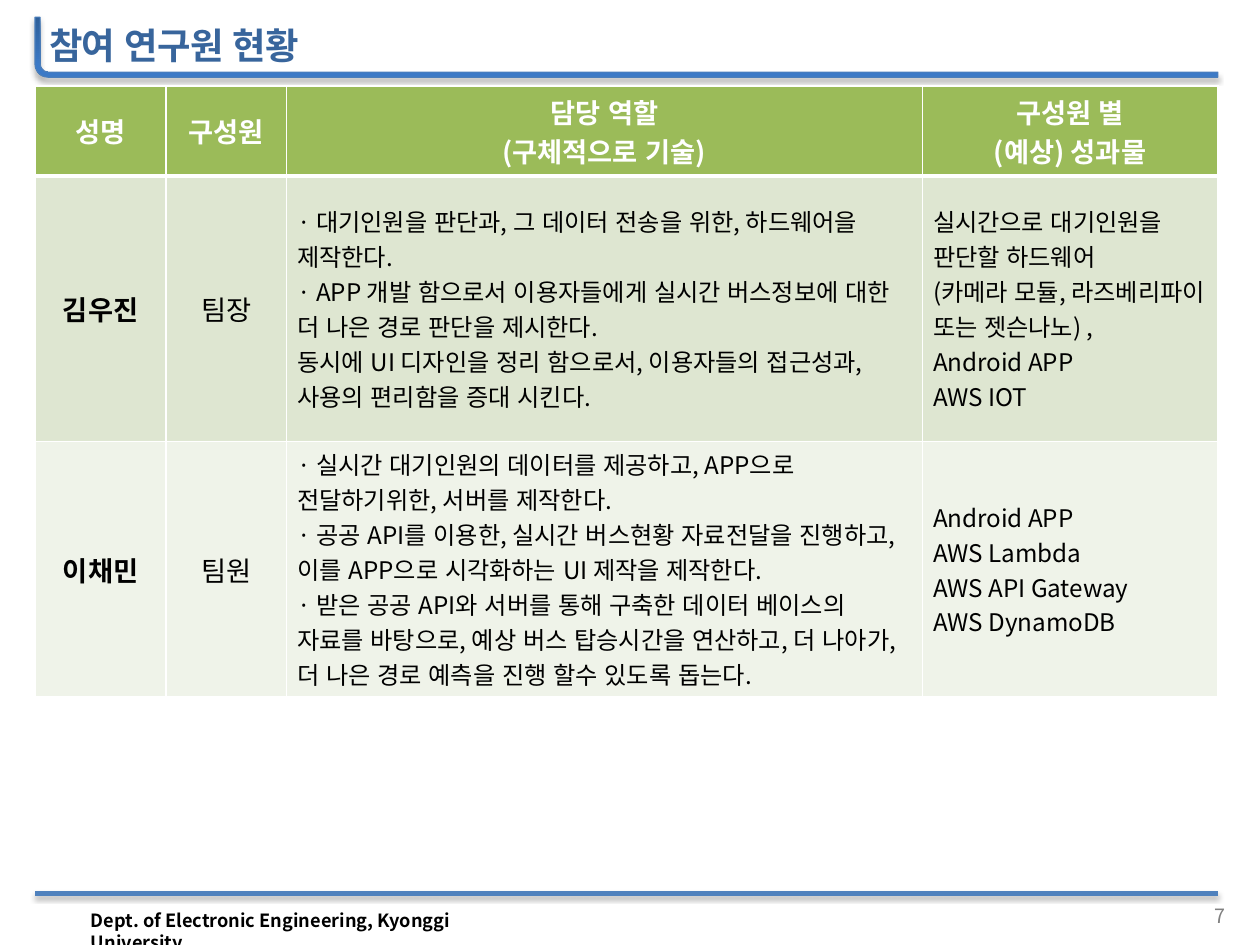
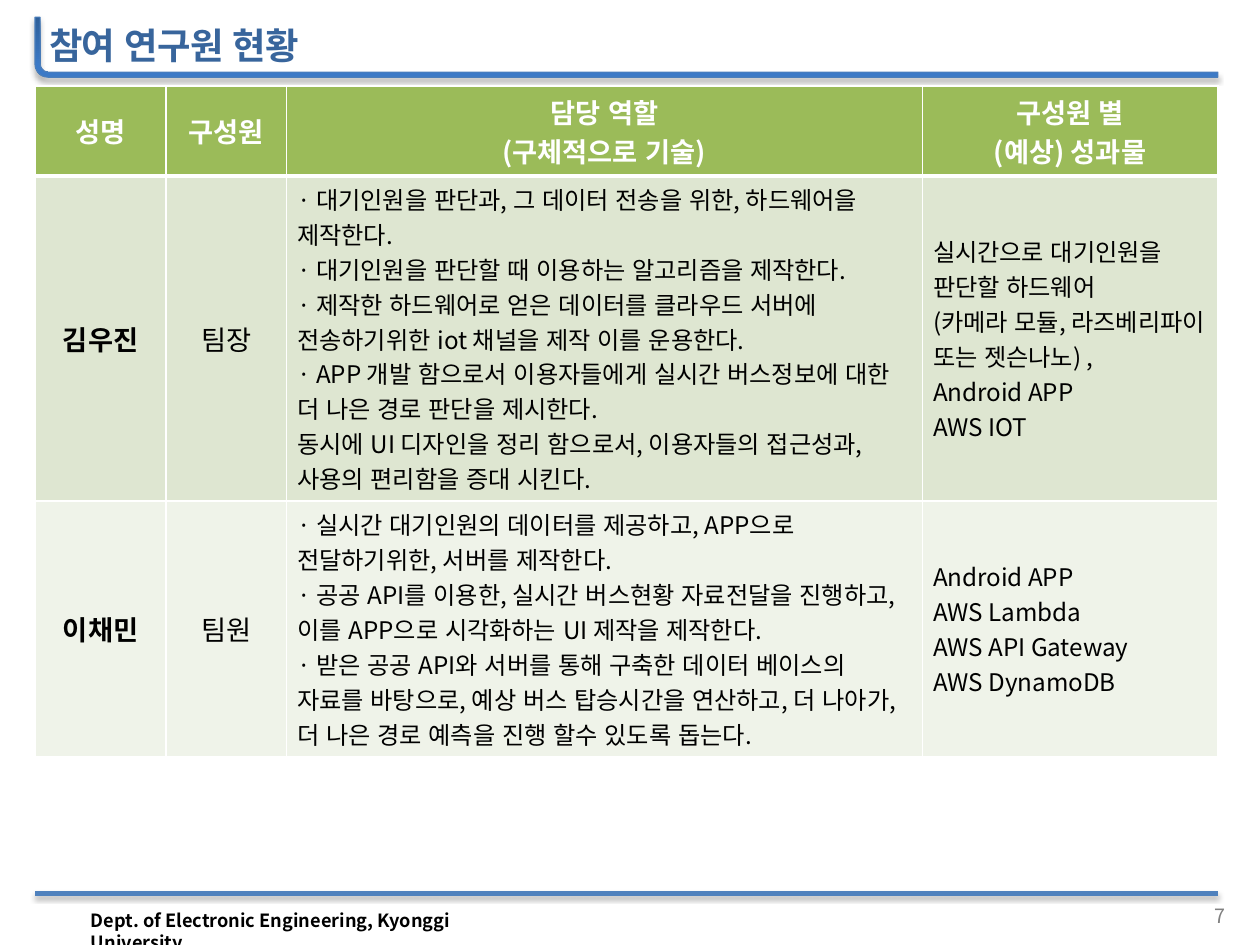
Before and after one commit to woojin1027/THE-FACO, a slide deck: slide 8 of 공학설계 자료/공학설계_중간보고_발표자료(양식).pptx. Drawn at 1260x945 pixels with LibreOffice and Linux fonts; fonts in the diff are those of the drawing; background and template pictures are left out. Boxes give left, top, right and bottom in pixels: in the first picture for what was removed or moved away, otherwise in the second. Text is boxed around its words. In the diff, an @@ line names an element or a change of style, - is before the commit and + after.

Commit message:
새마음 으로!!

```diff
--- a/공학설계 자료/공학설계_중간보고_발표자료(양식).pptx
+++ b/공학설계 자료/공학설계_중간보고_발표자료(양식).pptx
@@ table at (x1=35, y1=86, x2=1217, y2=750) @@
-row 2, column 3: · 대기인원을 판단과, 그 데이터 전송을 위한, 하드웨어을 제작한다. / · APP 개발 함으로서 이용자들에게 실시간 버스정보에 대한 더 나은 경로 판단을 제시한다. / 동시에 UI 디자인을 정리 함으로서, 이용자들의 접근성과, 사용의 편리함을 증대 시킨다.
+row 2, column 3: · 대기인원을 판단과, 그 데이터 전송을 위한, 하드웨어을 제작한다. / · 대기인원을 판단할 때 이용하는 알고리즘을 제작한다. / · 제작한 하드웨어로 얻은 데이터를 클라우드 서버에 전송하기위한 iot 채널을 제작 이를 운용한다. / · APP 개발 함으로서 이용자들에게 실시간 버스정보에 대한 더 나은 경로 판단을 제시한다. / 동시에 UI 디자인을 정리 함으로서, 이용자들의 접근성과, 사용의 편리함을 증대 시킨다.
```
Also in this commit, not shown: 2 other files.
